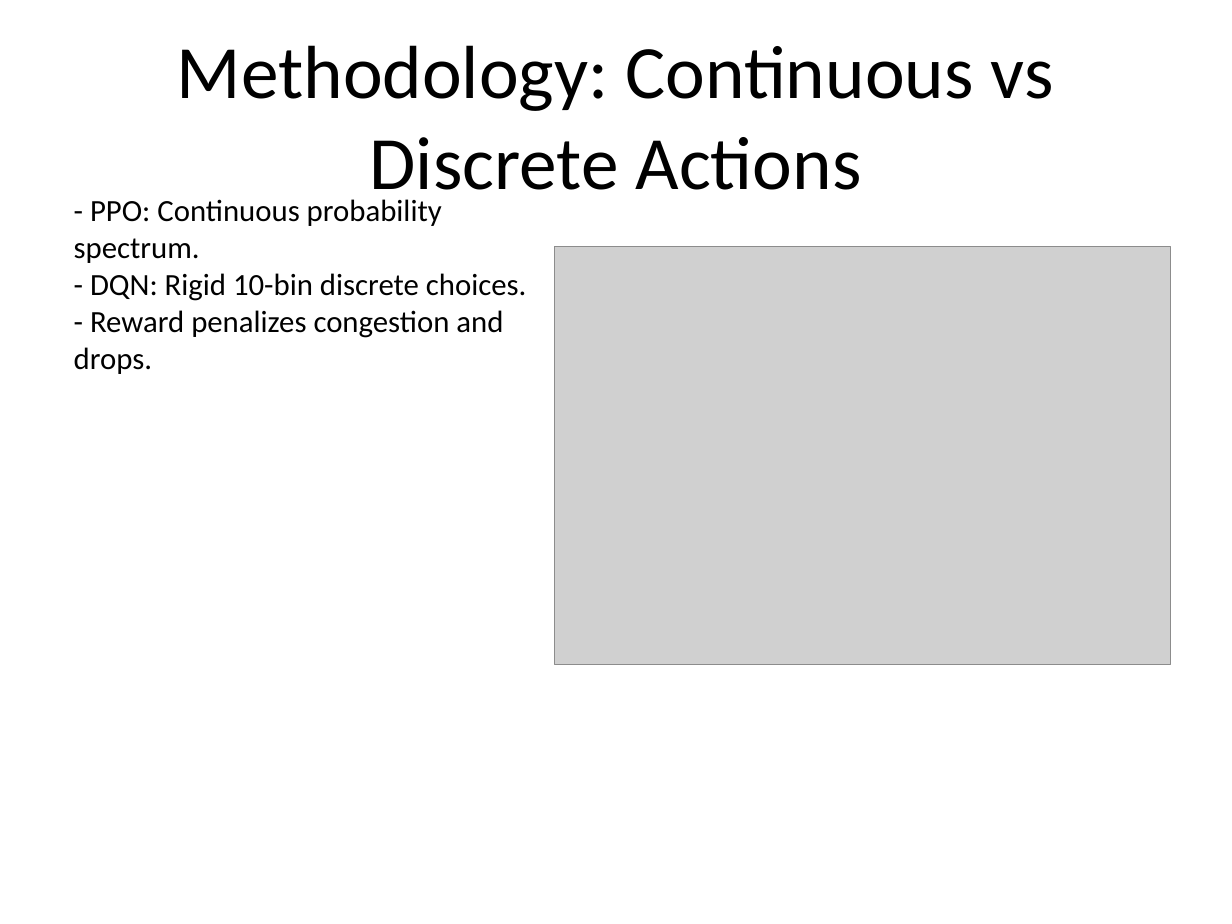
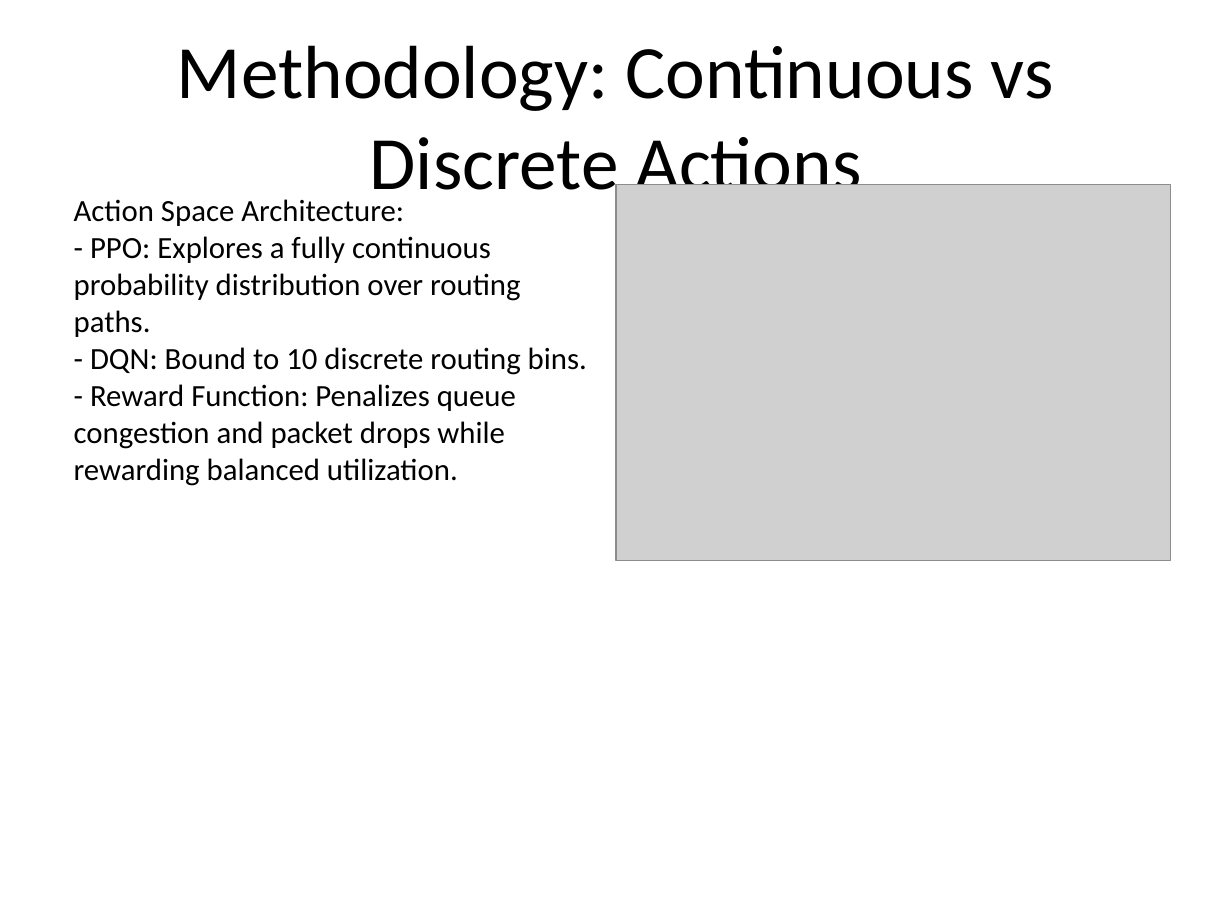
Before and after one commit to PipetteGh/Deep-Reinforcement-Learning-for-Proactive-Network-Traffic-Congestion-Control-and-Load-Balancing, a slide deck: slide 5 of final_presentation.pptx. Drawn at 1232x924 pixels with LibreOffice and Linux fonts; fonts in the diff are those of the drawing; grey boxes stand for pictures. Boxes give left, top, right and bottom in pixels: in the first picture for what was removed or moved away, otherwise in the second. Text is boxed around its words. In the diff, an @@ line names an element or a change of style, - is before the commit and + after.

```diff
--- a/final_presentation.pptx
+++ b/final_presentation.pptx
@@ text at [74,199,587,486]: text changed @@
-- PPO: Continuous probability spectrum.
-- DQN: Rigid 10-bin discrete choices.
-- Reward penalizes congestion and drops.
+Action Space Architecture:
+- PPO: Explores a fully continuous probability distribution over routing paths.
+- DQN: Bound to 10 discrete routing bins.
+- Reward Function: Penalizes queue congestion and packet drops while rewarding balanced utilization.
@@ picture: place and size @@
-picture at [554,246,1170,664]
+picture at [616,185,1170,561]
```
Also in this commit, not shown: 4 other slides changed, 4 slides added, 6 slides removed, 17 other files.
